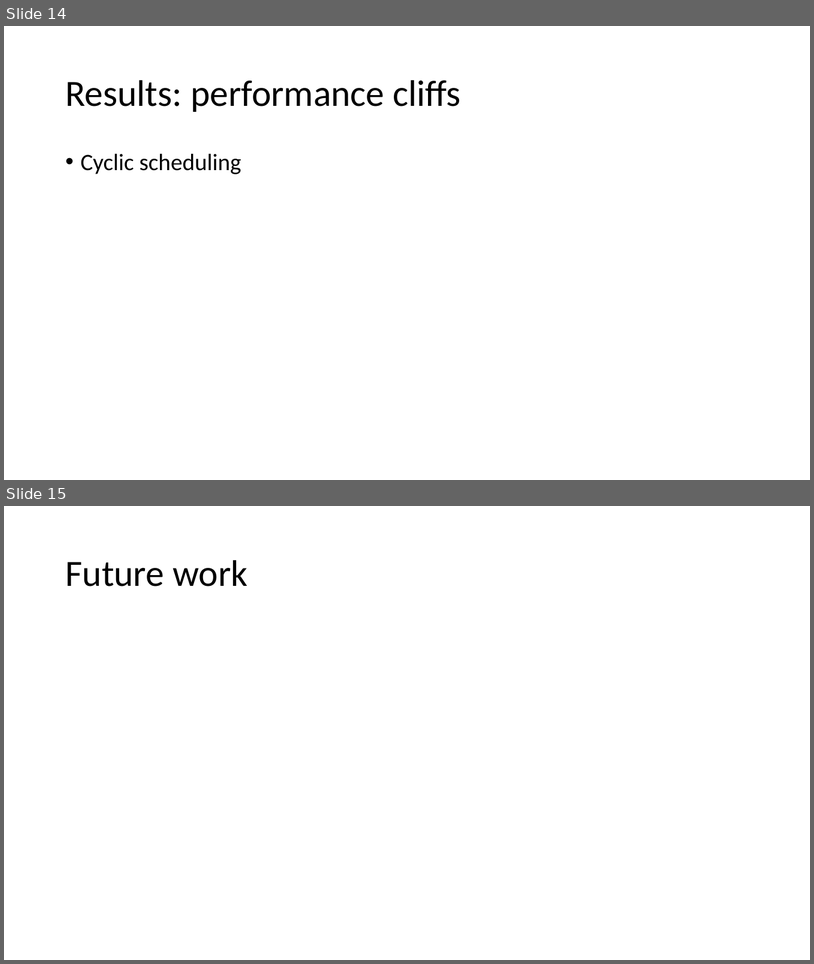
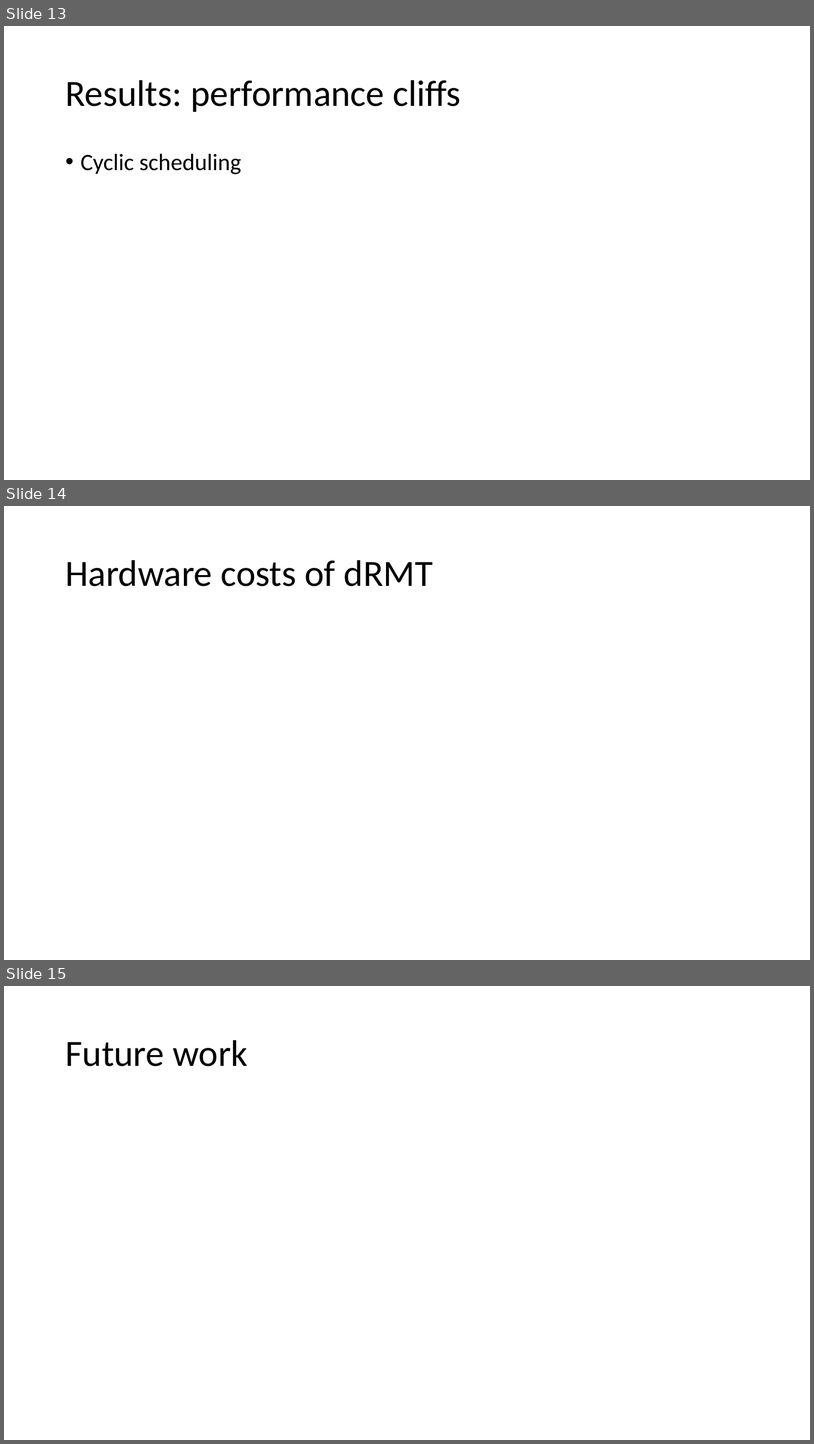
Before and after one commit to anirudhSK/drmt_talk, a slide deck: drmt.pptx. Shown one above the other, each under a label of ours: slides 14 and 15 before the commit, slides 13, 14 and 15 after it. The pictures are 814x964 and 814x1444 pixels, drawn with LibreOffice and Linux fonts; fonts in the diff are those of the drawing. Boxes give left, top, right and bottom in pixels: in the first picture for what was removed or moved away, otherwise in the second. Text is boxed around its words. In the diff, an @@ line names an element or a change of style, - is before the commit and + after.

Commit message:
Add a slide on hardware costs of dRMT

```diff
--- a/drmt.pptx
+++ b/drmt.pptx
@@ slide 14 added at [4,506,810,960], background #FFFFFF @@
@@ title added at [65,560,433,586], 44 pt, text #000000 @@
+Hardware costs of dRMT
@@ what was slide 14 is now slide 13 @@
```
Also in this commit, not shown: 1 slide changed, 1 slide removed.
